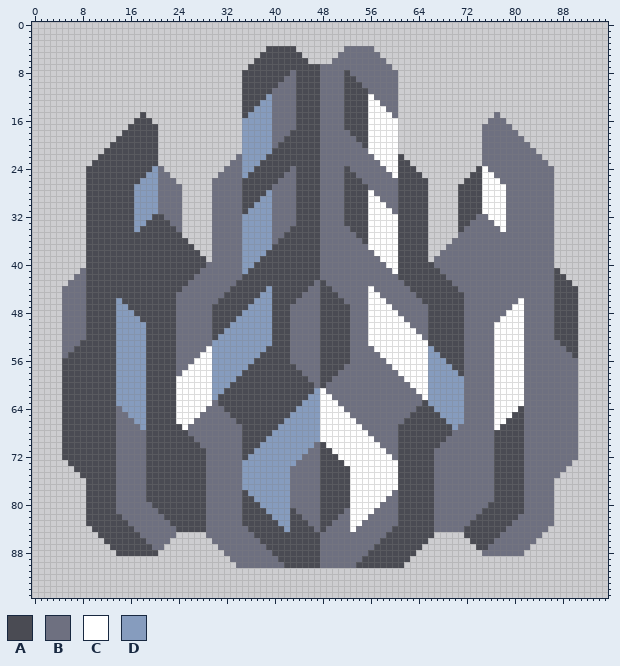
Two states of a sprite sheet, core/assets-raw/sprites/blocks/turrets/titan/titan-preview.png. That is the earlier state.
The file is 96x96 pixels.
Palette (. is transparent): A #4a4b53  B #6e7080  C #ffffff  D #869cbe
New version:
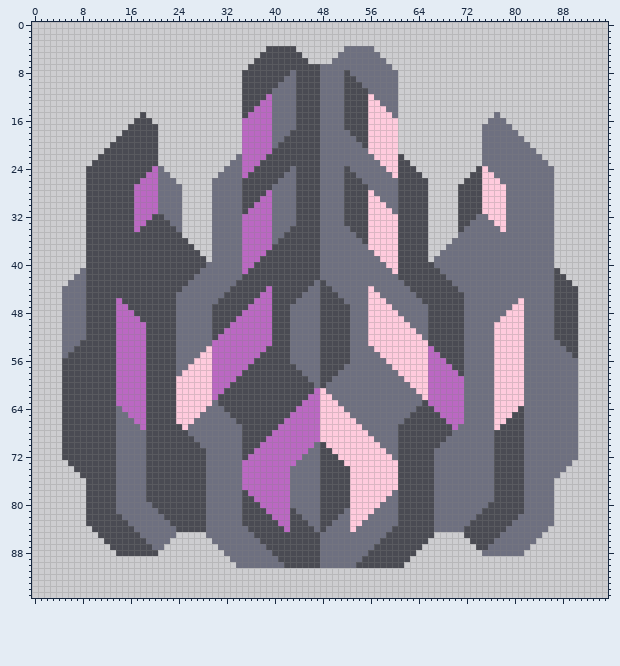
The edit:
colour C: #ffffff -> #ffcbdd
colour D: #869cbe -> #bb68c3
Boxes around the changes in both pictures, in picture pixels (x1, y1, x2, y2):
changed: (176, 94, 464, 532)
changed: (134, 166, 158, 232)
changed: (482, 166, 506, 232)
changed: (116, 298, 146, 430)
changed: (494, 298, 524, 430)
